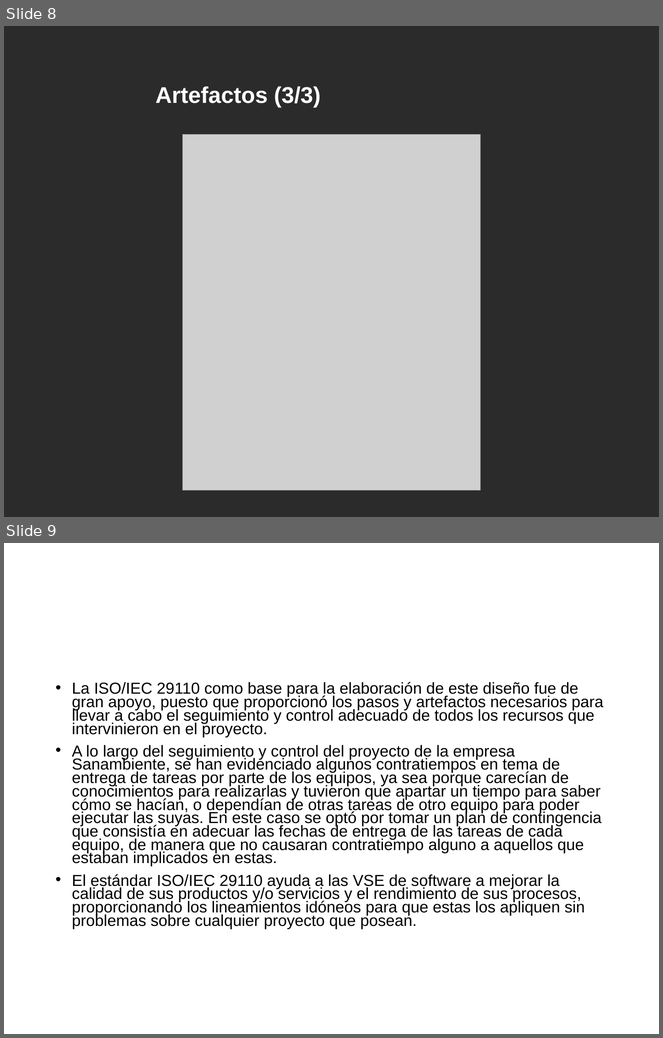
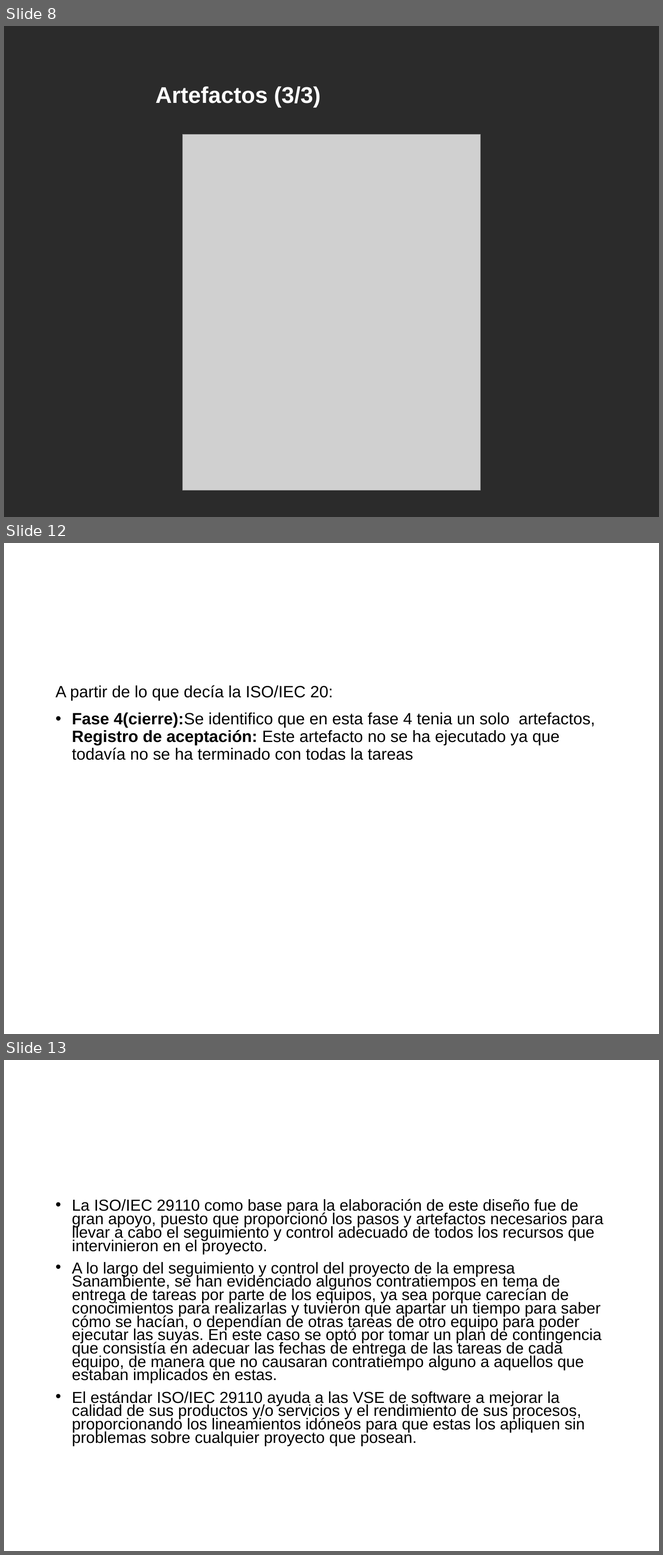
Before and after one commit to cristianpazu/Proyecto-Sanambiente, a slide deck: Documentos de ponencias en eventos y exposiciones/Presentación de la ISO-IEC 29110 a los nuevos integrantes/Exposición ISO-IEC 29110.pptx. Shown one above the other, each under a label of ours: slides 8 and 9 before the commit, slides 8, 12 and 13 after it; the slides between them are not shown. The pictures are 663x1038 and 663x1555 pixels, drawn with LibreOffice and Linux fonts; fonts in the diff are those of the drawing; grey boxes stand for pictures; background and template pictures are left out; a plain dark background stands for a picture behind light text. Boxes give left, top, right and bottom in pixels: in the first picture for what was removed or moved away, otherwise in the second. Text is boxed around its words. In the diff, an @@ line names an element or a change of style, - is before the commit and + after.

```diff
--- a/Documentos de ponencias en eventos y exposiciones/Presentación de la ISO-IEC 29110 a los nuevos integrantes/Exposición ISO-IEC 29110.pptx
+++ b/Documentos de ponencias en eventos y exposiciones/Presentación de la ISO-IEC 29110 a los nuevos integrantes/Exposición ISO-IEC 29110.pptx
@@ slide 12 added at <box>4,543,659,1034</box>, background picture (left out) @@
@@ title added at <box>152,585,642,640</box>, 25 pt, text #FFFFFF, bold @@
+Recomendaciones
@@ text added at <box>55,685,595,760</box>, 18 pt, text #000000 @@
+A partir de lo que decía la ISO/IEC 20:
+• Fase 4(cierre):Se identifico que en esta fase 4 tenia un solo artefactos, Registro de aceptación: Este artefacto no se ha ejecutado ya que todavía no se ha terminado con todas la tareas
@@ what was slide 9 is now slide 13 @@
```
Also in this commit, not shown: 1 slide changed, 3 other slides added.
